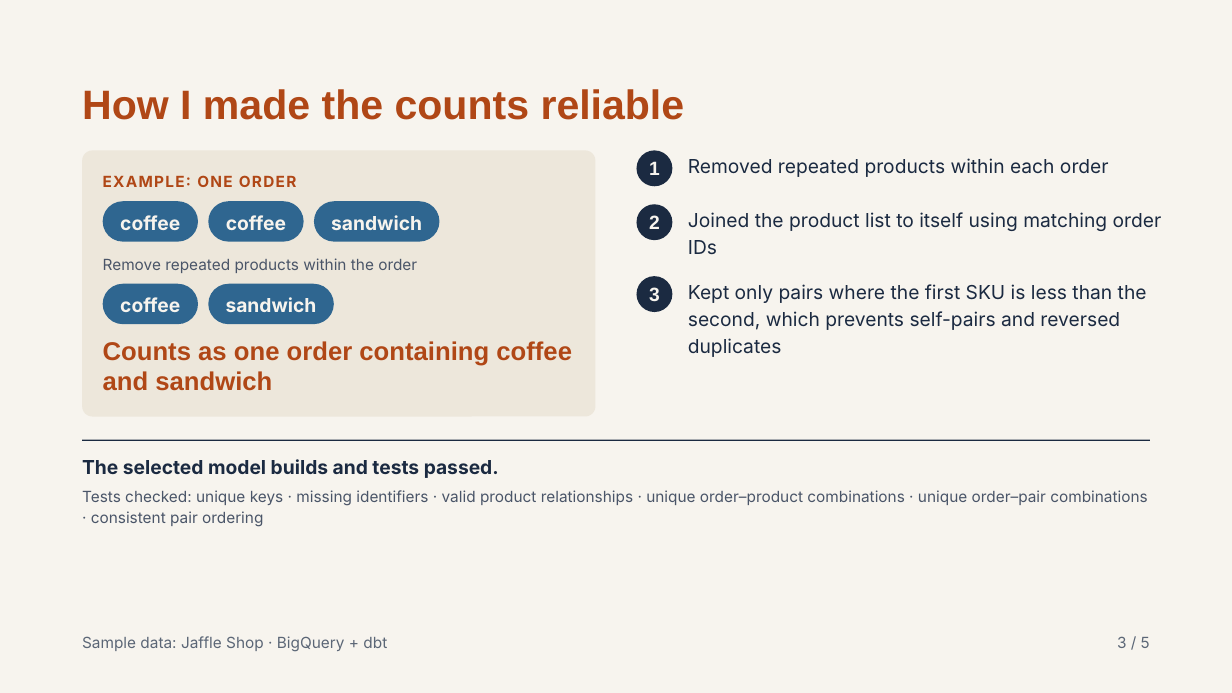
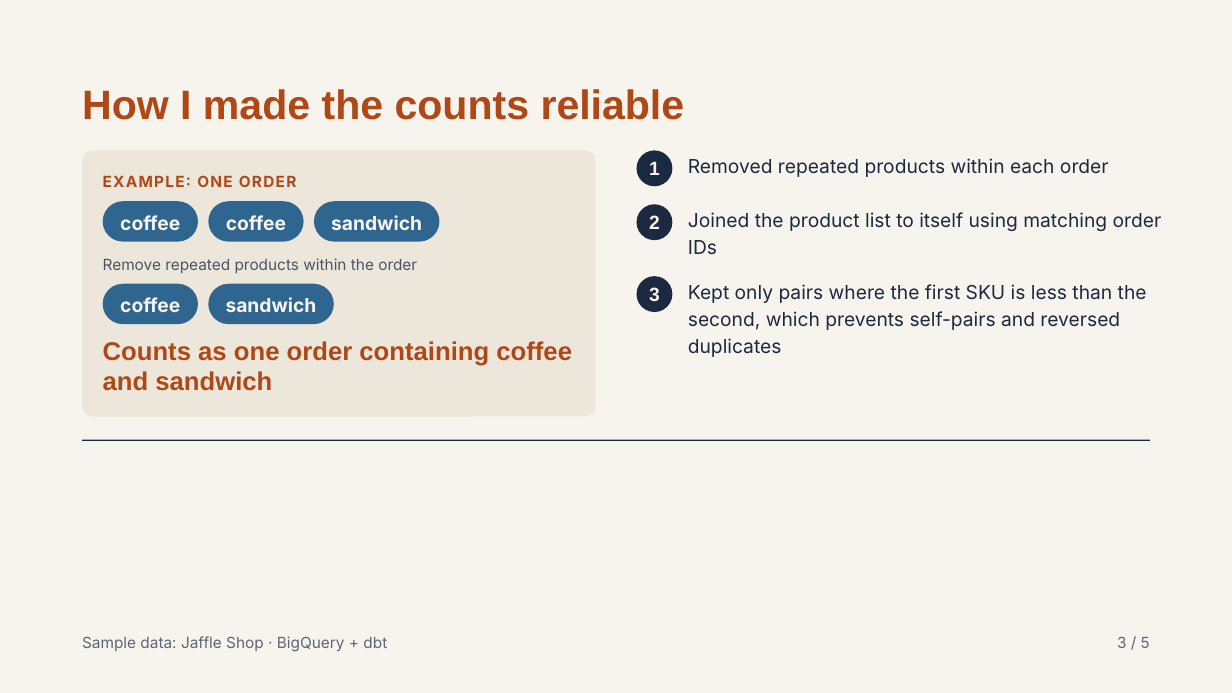
Before and after one commit to hesronkija/university_workshop_starter, a slide deck: slide 3 of Which products are bought together A dbt analytics.pptx. Drawn at 1232x693 pixels with LibreOffice and Linux fonts; fonts in the diff are those of the drawing. Boxes give left, top, right and bottom in pixels: in the first picture for what was removed or moved away, otherwise in the second. Text is boxed around its words. In the diff, an @@ line names an element or a change of style, - is before the commit and + after.

Commit message:
edits

```diff
--- a/Which products are bought together A dbt analytics.pptx
+++ b/Which products are bought together A dbt analytics.pptx
@@ text removed at <box>82,459,499,478</box> @@
-The selected model builds and tests passed.
@@ text removed at <box>82,490,1147,527</box> @@
-Tests checked: unique keys · missing identifiers · valid product relationships · unique order–product combinations · unique order–pair combinations · consistent pair ordering
```
